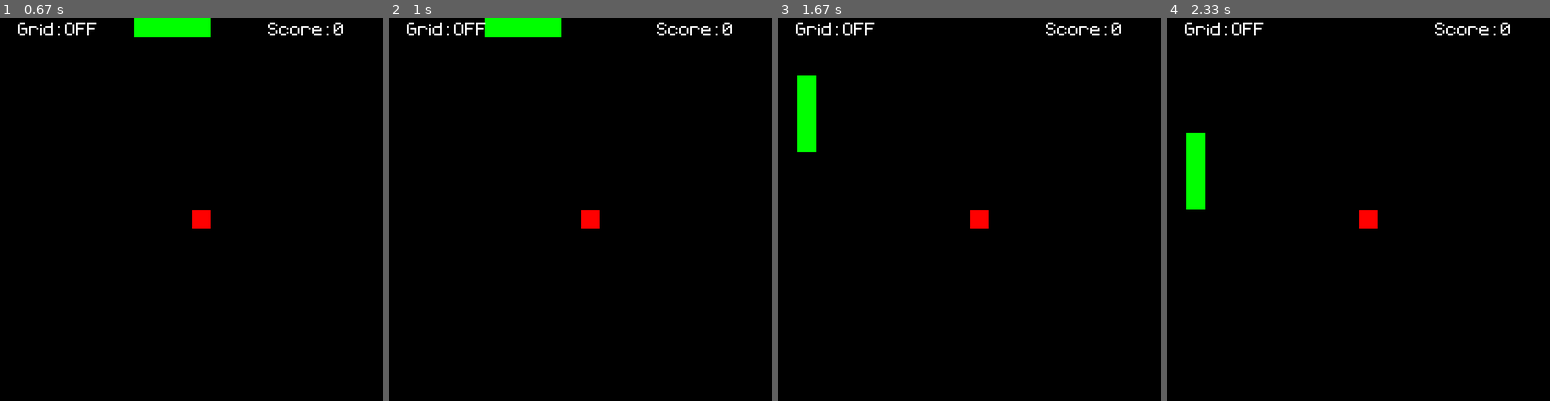
Above: before the commit, frames 1-4 (left to right).
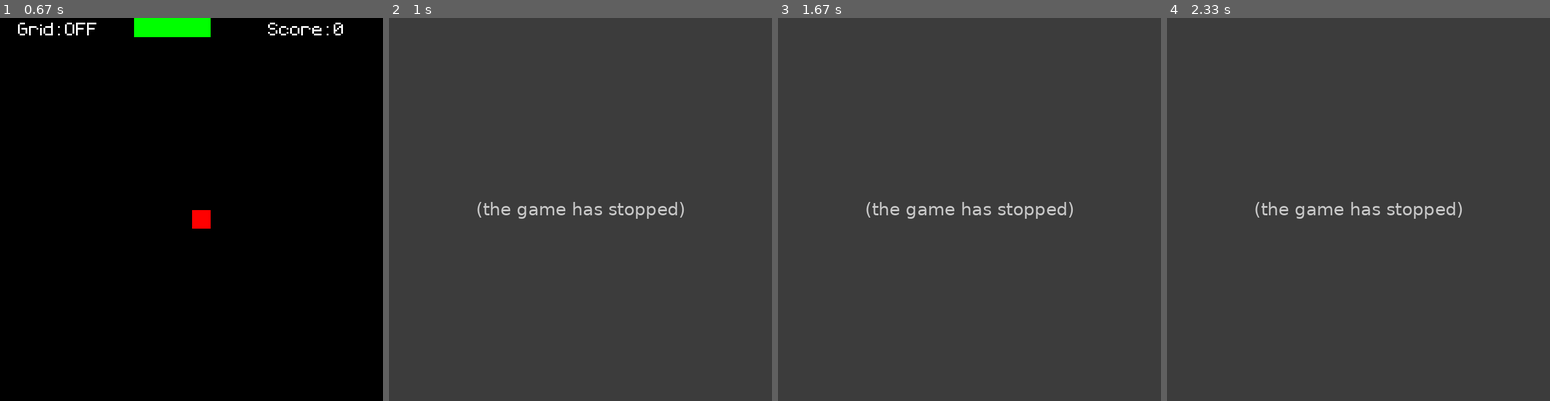
Above: after the commit, the same moments.

Repository: homczykk/Snake-using-pygame
Game: pygame game, started from game.py
Same seed, same stepped clock (60 frames per second), same inputs: the game is played once before the commit and once after it.
Inputs:
- Up to frame 1 (0.67 s): tap G at 0.33 s
- Up to frame 2 (1 s): hold A from 0.67 s (still down)
- Up to frame 3 (1.67 s): release A at 1.2 s; hold S 1.23-1.53 s
- Up to frame 4 (2.33 s): hold W from 2 s (still down)

Frame 1 is identical in both runs. In frame 2, 100% of the frame differs, in the area x 0-100%, y 0-100%; in frame 3, 100%; in frame 4, 100%.
After the commit the program exited at 0.67 s; later frames show no game.

Commit message:
Dodałem kolizję węża z samym sobą, ikonkę okna, oraz zmieniłem nazwę okna.

Diff:
--- a/game.py
+++ b/game.py
@@ -73,6 +73,13 @@
         pygame.quit()
         exit()
 
+    for i in range(len(segment_list)):
+        if i == 0:
+            pass
+        elif segment_list[i].centerx == head_rect.centerx and segment_list[i].centery == head_rect.centery:
+            pygame.quit()
+            exit()
+
 def snake_movement():
     head_rect.centerx += take_direction()[0]
     head_rect.centery += take_direction()[1]
@@ -81,6 +88,9 @@
 pygame.init()
 window = pygame.display.set_mode(RESOLUTION)
 clock = pygame.time.Clock()
+ICON = pygame.image.load("icon.png").convert_alpha()
+pygame.display.set_icon(ICON)
+pygame.display.set_caption("Snake")
 
 font = pygame.font.Font('font/Pixeltype.ttf', 50)
 score = 0
Binary file added: icon.png
